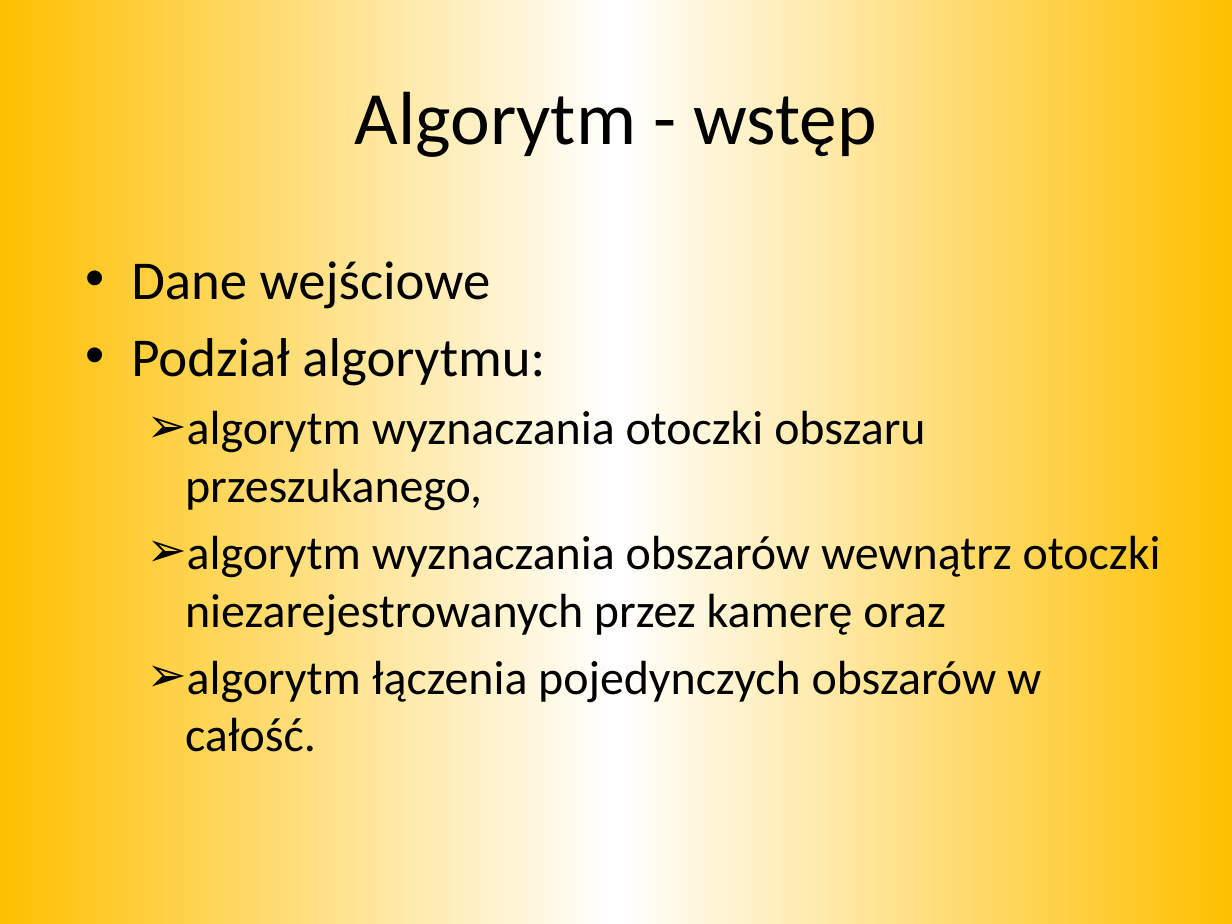
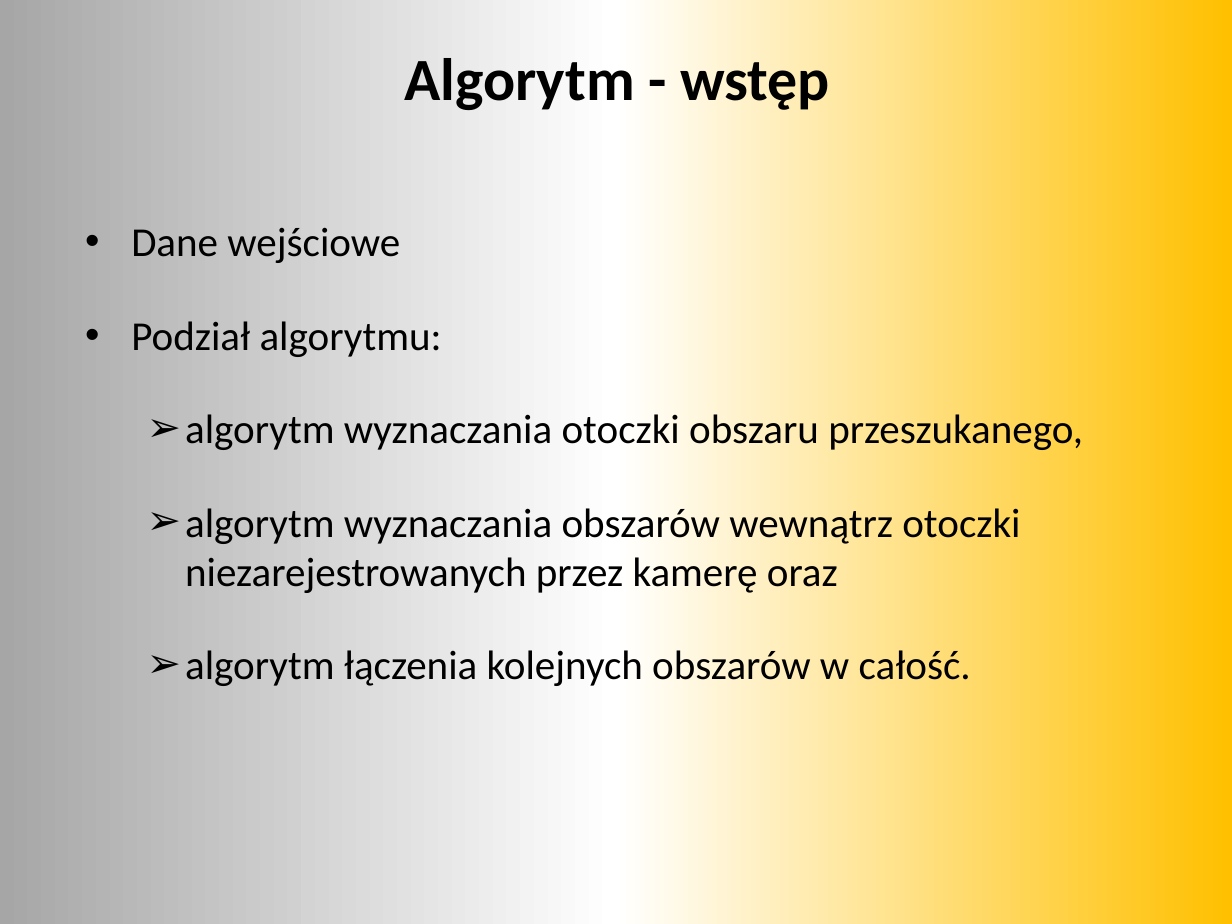
Before and after one commit to mkapiczy/DronVision, a slide deck: slide 7 of Dokumenty/Obrona/Prezentacja.pptx (slide 8 before the commit). Drawn at 1232x924 pixels with LibreOffice and Linux fonts; fonts in the diff are those of the drawing. Boxes give left, top, right and bottom in pixels: in the first picture for what was removed or moved away, otherwise in the second. Text is boxed around its words. In the diff, an @@ line names an element or a change of style, - is before the commit and + after.

```diff
--- a/Dokumenty/Obrona/Prezentacja.pptx
+++ b/Dokumenty/Obrona/Prezentacja.pptx
@@ background gradient #FFC000 to #FFFFFF to gradient #A6A6A6 to #FFFFFF to #FFC000 @@
@@ title "Algorytm - wstęp": place and size @@
-title "Algorytm - wstęp" at (355,81,876,161)
+title "Algorytm - wstęp" at (404,51,830,115)
@@ title "Algorytm - wstęp" at (404,51,830,115): size 44 to 35 pt, bold on @@
@@ text "Dane wejściowe": place and size @@
-text "Dane wejściowe" at (131,254,1161,752)
+text "Dane wejściowe" at (131,228,1083,690)
@@ text at (131,228,1083,593): size 32 to 24 pt in "Dane wejściowe", "Podział algorytmu:"; size 28 to 24 pt in "algorytm wyznaczania otoczki obszaru przeszukanego,", "algorytm wyznaczania obszarów wewnątrz otoczki niezarejestro ..."; less space between paragraphs @@
@@ text at (185,646,971,690): text changed; size 28 to 24 pt @@
-  ➢ algorytm łączenia pojedynczych obszarów w całość.
+  ➢ algorytm łączenia kolejnych obszarów w całość.
```
Also in this commit, not shown: 16 other slides changed, 10 slides added, 11 slides removed, 4 other files.
